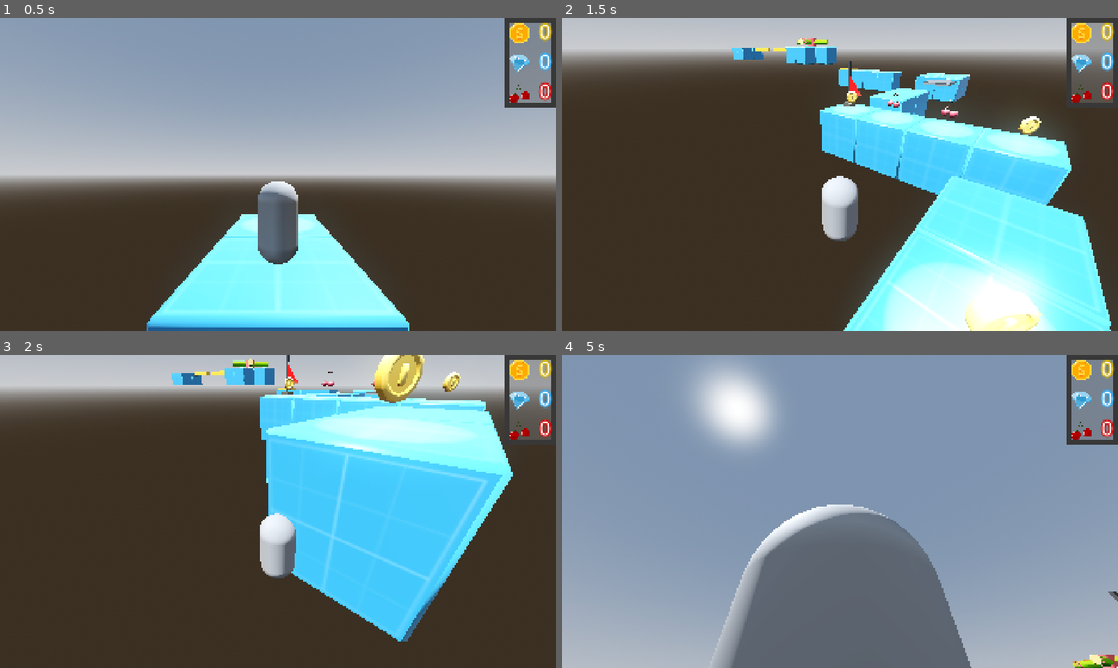
Above: before the commit, frames 1-4 (two rows, left to right).
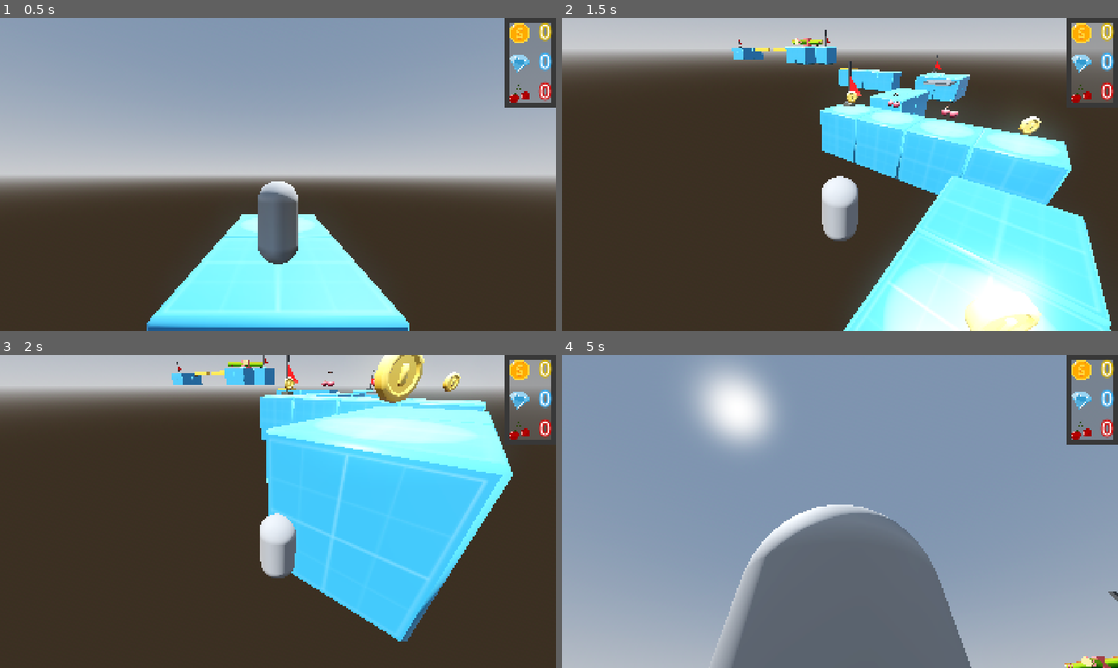
Above: after the commit, the same moments.

Repository: AbsoluteZer0527/My-first-3D-Godot-game
Game: Godot game, scene res://Scenes/game_scene.tscn
Same seed, same stepped clock (60 frames per second), same inputs: the game is played once before the commit and once after it.
Inputs (mouse positions are in pixels of both pictures, inside the frame that each line leads up to):
- Up to frame 1 (0.5 s): no input
- Up to frame 2 (1.5 s): tap Enter (ui_accept) at 0.5, 0.77 s; move the mouse to (867, 174) at 0.52 s; hold W (forward) 0.53-1.28 s; tap Tab at 0.6, 1.35 s; move the mouse to (728, 190) at 1.27 s; hold S (backward) from 1.28 s (still down)
- Up to frame 3 (2 s): keep holding S (backward); tap Enter (ui_accept) at 1.52 s
- Up to frame 4 (5 s): move the mouse to (851, 505) at 2.02 s; release S (backward) at 2.03 s; hold W (forward) 2.03-4.28 s; tap Tab every 0.75 s from 2.1 to 4.35 s; tap Enter (ui_accept) at 2.75, 3.02, 3.77, 4.25, 4.52 s; move the mouse to (812, 574) at 2.77 s; move the mouse to (878, 514) at 3.52 s; move the mouse to (673, 464) at 4.27 s; hold A (left) from 4.28 s (still down)

Frame 1 is identical in both runs. In frame 2, 0.2% of the frame differs, in the area x 31-69%, y 3-18%; in frame 3, 0.2%; in frame 4, 0.3%, in the area x 90-100%, y 95-100%.

Commit message:
make checkpoint separate scene, add multiple checkpoints throughout the game, and make sure each is local to scene

Diff:
--- /dev/null
+++ b/First-3D/new-game-project/Scenes/checkpoint.tscn
@@ -0,0 +1,94 @@
+[gd_scene load_steps=8 format=3 uid="uid://b34sustvywb1x"]
+
+[ext_resource type="Script" uid="uid://m1t0vw10y2w0" path="res://Scripts/checkpoint.gd" id="1_2cwi7"]
+[ext_resource type="PackedScene" uid="uid://do5jcae0t2yp0" path="res://Assets/Models/checkpoint.glb" id="2_e75gc"]
+
+[sub_resource type="Animation" id="Animation_gtbs0"]
+resource_name = "Flag"
+tracks/0/type = "value"
+tracks/0/imported = false
+tracks/0/enabled = true
+tracks/0/path = NodePath("Flag:position")
+tracks/0/interp = 2
+tracks/0/loop_wrap = true
+tracks/0/keys = {
+"times": PackedFloat32Array(0, 0.5),
+"transitions": PackedFloat32Array(1, 1),
+"update": 0,
+"values": [Vector3(0, 0, 0), Vector3(0, 1, 0)]
+}
+tracks/1/type = "value"
+tracks/1/imported = false
+tracks/1/enabled = true
+tracks/1/path = NodePath("Flag:surface_material_override/0:albedo_color")
+tracks/1/interp = 0
+tracks/1/loop_wrap = true
+tracks/1/keys = {
+"times": PackedFloat32Array(0, 0.5),
+"transitions": PackedFloat32Array(1, 1),
+"update": 0,
+"values": [Color(1, 0, 0, 1), Color(0, 1, 0.099999905, 1)]
+}
+
+[sub_resource type="Animation" id="Animation_np3vi"]
+length = 0.001
+tracks/0/type = "value"
+tracks/0/imported = false
+tracks/0/enabled = true
+tracks/0/path = NodePath("Flag:position")
+tracks/0/interp = 1
+tracks/0/loop_wrap = true
+tracks/0/keys = {
+"times": PackedFloat32Array(0),
+"transitions": PackedFloat32Array(1),
+"update": 0,
+"values": [Vector3(0, 0, 0)]
+}
+tracks/1/type = "value"
+tracks/1/imported = false
+tracks/1/enabled = true
+tracks/1/path = NodePath("Flag:surface_material_override/0:albedo_color")
+tracks/1/interp = 1
+tracks/1/loop_wrap = true
+tracks/1/keys = {
+"times": PackedFloat32Array(0),
+"transitions": PackedFloat32Array(1),
+"update": 0,
+"values": [Color(1, 0, 0, 1)]
+}
+
+[sub_resource type="AnimationLibrary" id="AnimationLibrary_mipjh"]
+_data = {
+&"Flag": SubResource("Animation_gtbs0"),
+&"RESET": SubResource("Animation_np3vi")
+}
+
+[sub_resource type="StandardMaterial3D" id="StandardMaterial3D_a7fet"]
+resource_local_to_scene = true
+albedo_color = Color(1, 0, 0, 1)
+
+[sub_resource type="BoxShape3D" id="BoxShape3D_8m72m"]
+size = Vector3(3, 4, 3)
+
+[node name="Checkpoint" type="Area3D"]
+transform = Transform3D(-1, 0, -8.742278e-08, 0, 1, 0, 8.742278e-08, 0, -1, 0, 0, 0)
+script = ExtResource("1_2cwi7")
+
+[node name="AnimationPlayer" type="AnimationPlayer" parent="."]
+root_node = NodePath("../checkpoint")
+libraries = {
+&"": SubResource("AnimationLibrary_mipjh")
+}
+
+[node name="checkpoint" parent="." instance=ExtResource("2_e75gc")]
+
+[node name="Flag" parent="checkpoint" index="0"]
+surface_material_override/0 = SubResource("StandardMaterial3D_a7fet")
+
+[node name="CollisionShape3D" type="CollisionShape3D" parent="."]
+transform = Transform3D(1, 0, 0, 0, 1, 0, 0, 0, 1, 1, 1.5, 1)
+shape = SubResource("BoxShape3D_8m72m")
+
+[connection signal="body_entered" from="." to="." method="_on_body_entered"]
+
+[editable path="checkpoint"]
--- a/First-3D/new-game-project/Scenes/game_scene.tscn
+++ b/First-3D/new-game-project/Scenes/game_scene.tscn
@@ -14,8 +14,7 @@
 [ext_resource type="PackedScene" uid="uid://cxf6jdceg48n4" path="res://Assets/Models/obstacle.glb" id="12_4xiap"]
 [ext_resource type="Texture2D" uid="uid://dex0stevxc04f" path="res://Assets/Textures/rainbow_texture.png" id="13_wywco"]
 [ext_resource type="PackedScene" uid="uid://82xd6fhjrcus" path="res://Assets/Models/Primitive_Beam.gltf" id="14_ldntv"]
-[ext_resource type="Script" uid="uid://m1t0vw10y2w0" path="res://Scripts/checkpoint.gd" id="15_a7fet"]
-[ext_resource type="PackedScene" uid="uid://do5jcae0t2yp0" path="res://Assets/Models/checkpoint.glb" id="15_w8jfd"]
+[ext_resource type="PackedScene" uid="uid://b34sustvywb1x" path="res://Scenes/checkpoint.tscn" id="15_w8jfd"]
 
 [sub_resource type="ProceduralSkyMaterial" id="ProceduralSkyMaterial_oqyrl"]
 sky_horizon_color = Color(0.66224277, 0.6717428, 0.6867428, 1)
@@ -157,72 +156,6 @@
 &"rotate": SubResource("Animation_a7fet")
 }
 
-[sub_resource type="Animation" id="Animation_gtbs0"]
-resource_name = "Flag"
-tracks/0/type = "value"
-tracks/0/imported = false
-tracks/0/enabled = true
-tracks/0/path = NodePath("Flag:position")
-tracks/0/interp = 2
-tracks/0/loop_wrap = true
-tracks/0/keys = {
-"times": PackedFloat32Array(0, 0.5),
-"transitions": PackedFloat32Array(1, 1),
-"update": 0,
-"values": [Vector3(0, 0, 0), Vector3(0, 1, 0)]
-}
-tracks/1/type = "value"
-tracks/1/imported = false
-tracks/1/enabled = true
-tracks/1/path = NodePath("Flag:surface_material_override/0:albedo_color")
-tracks/1/interp = 0
-tracks/1/loop_wrap = true
-tracks/1/keys = {
-"times": PackedFloat32Array(0, 0.5),
-"transitions": PackedFloat32Array(1, 1),
-"update": 0,
-"values": [Color(1, 0, 0, 1), Color(0, 1, 0.099999905, 1)]
-}
-
-[sub_resource type="Animation" id="Animation_np3vi"]
-length = 0.001
-tracks/0/type = "value"
-tracks/0/imported = false
-tracks/0/enabled = true
-tracks/0/path = NodePath("Flag:position")
-tracks/0/interp = 1
-tracks/0/loop_wrap = true
-tracks/0/keys = {
-"times": PackedFloat32Array(0),
-"transitions": PackedFloat32Array(1),
-"update": 0,
-"values": [Vector3(0, 0, 0)]
-}
-tracks/1/type = "value"
-tracks/1/imported = false
-tracks/1/enabled = true
-tracks/1/path = NodePath("Flag:surface_material_override/0:albedo_color")
-tracks/1/interp = 1
-tracks/1/loop_wrap = true
-tracks/1/keys = {
-"times": PackedFloat32Array(0),
-"transitions": PackedFloat32Array(1),
-"update": 0,
-"values": [Color(1, 0, 0, 1)]
-}
-
-[sub_resource type="AnimationLibrary" id="AnimationLibrary_mipjh"]
-_data = {
-&"Flag": SubResource("Animation_gtbs0"),
-&"RESET": SubResource("Animation_np3vi")
-}
-
-[sub_resource type="StandardMaterial3D" id="StandardMaterial3D_a7fet"]
-albedo_color = Color(1, 0, 0, 1)
-
-[sub_resource type="BoxShape3D" id="BoxShape3D_8m72m"]
-size = Vector3(3, 4, 3)
-
 [node name="GameScene" type="Node3D"]
 
 [node name="WorldEnvironment" type="WorldEnvironment" parent="."]
@@ -523,7 +456,7 @@
 transform = Transform3D(1, 0, 0, 0, 1, 0, 0, 0, 1, 52, 9, 46)
 
 [node name="Obstacle" parent="obstacle" index="0"]
-transform = Transform3D(-4.3711385e-08, 0, 0.99999994, 0, 1, 0, -0.99999994, 0, -4.3711385e-08, -0.97901917, -0.32938957, -1.2287979)
+transform = Transform3D(-4.3711385e-08, 0, 0.99999994, 0, 1, 0, -0.99999994, 0, -4.3711385e-08, 1.0209808, -0.32938957, -1.2287979)
 surface_material_override/0 = SubResource("StandardMaterial3D_wywco")
 surface_material_override/1 = SubResource("StandardMaterial3D_ldntv")
 surface_material_override/2 = SubResource("StandardMaterial3D_w8jfd")
@@ -534,28 +467,19 @@
 }
 autoplay = "rotate"
 
-[node name="Checkpoint" type="Area3D" parent="."]
-transform = Transform3D(-1, 0, -8.742278e-08, 0, 1, 0, 8.742278e-08, 0, -1, 13, 4, 13)
-script = ExtResource("15_a7fet")
-
-[node name="AnimationPlayer" type="AnimationPlayer" parent="Checkpoint"]
-root_node = NodePath("../checkpoint")
-libraries = {
-&"": SubResource("AnimationLibrary_mipjh")
-}
-
-[node name="checkpoint" parent="Checkpoint" instance=ExtResource("15_w8jfd")]
-
-[node name="Flag" parent="Checkpoint/checkpoint" index="0"]
-surface_material_override/0 = SubResource("StandardMaterial3D_a7fet")
-
-[node name="CollisionShape3D" type="CollisionShape3D" parent="Checkpoint"]
-transform = Transform3D(1, 0, 0, 0, 1, 0, 0, 0, 1, 1, 1.5, 1)
-shape = SubResource("BoxShape3D_8m72m")
+[node name="Checkpoint" parent="." instance=ExtResource("15_w8jfd")]
+transform = Transform3D(-1, 0, -1.509958e-07, 0, 1, 0, 1.509958e-07, 0, -1, 13, 4, 13)
+
+[node name="Checkpoint2" parent="." instance=ExtResource("15_w8jfd")]
+transform = Transform3D(-1, 0, -1.509958e-07, 0, 1, 0, 1.509958e-07, 0, -1, 17, 4, 48)
+
+[node name="Checkpoint3" parent="." instance=ExtResource("15_w8jfd")]
+transform = Transform3D(1.9470718e-07, 0, -1, 0, 1, 0, 1, 0, 1.9470718e-07, 45, 9, 44)
+
+[node name="Checkpoint4" parent="." instance=ExtResource("15_w8jfd")]
+transform = Transform3D(1.9470718e-07, 0, -1, 0, 1, 0, 1, 0, 1.9470718e-07, 91, 9, 44)
 
 [connection signal="body_entered" from="DeathZone" to="GameManager" method="respawn_player"]
 [connection signal="body_entered" from="JumpPad" to="JumpPad" method="_on_body_entered"]
-[connection signal="body_entered" from="Checkpoint" to="Checkpoint" method="_on_body_entered"]
 
 [editable path="obstacle"]
-[editable path="Checkpoint/checkpoint"]
--- a/First-3D/new-game-project/Scripts/checkpoint.gd
+++ b/First-3D/new-game-project/Scripts/checkpoint.gd
@@ -1,6 +1,6 @@
 extends Area3D
 
-
+var is_activated: bool = false
 # Called when the node enters the scene tree for the first time.
 func _ready() -> void:
 	pass # Replace with function body.
@@ -12,5 +12,6 @@
 
 
 func _on_body_entered(body: Node3D) -> void:
-	if body is CharacterBody3D:
+	if body is CharacterBody3D and not is_activated:
 		$AnimationPlayer.play('Flag')
+		is_activated = true
Not shown: 1 places in First-3D/new-game-project/Scenes/game_scene.tscn that only renumber resources
